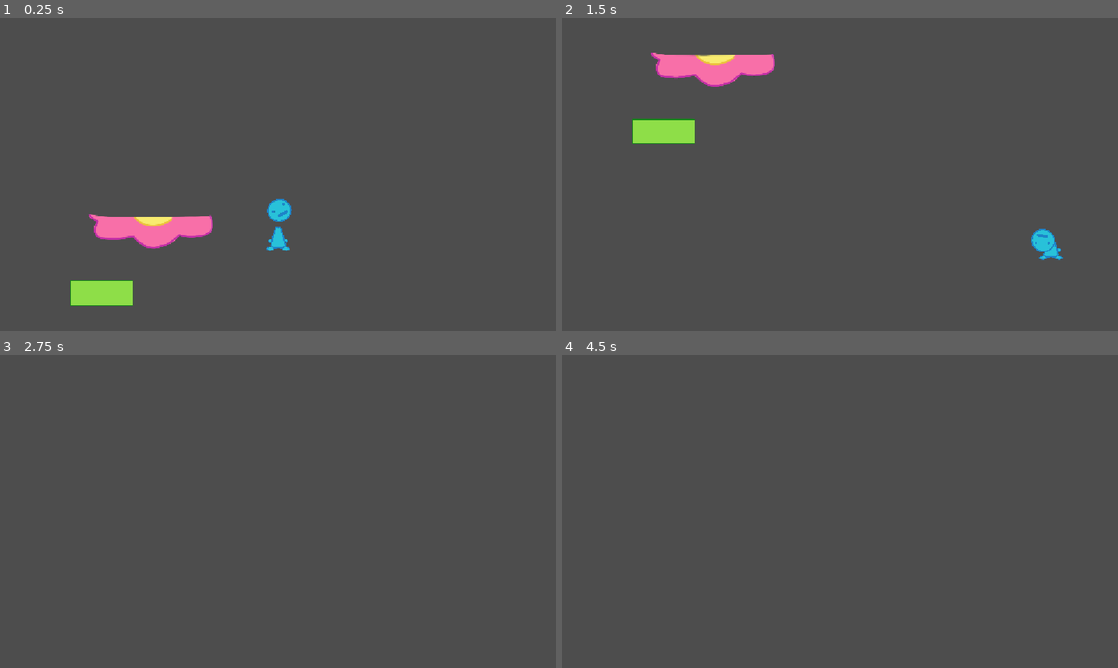
Above: before the commit, frames 1-4 (two rows, left to right).
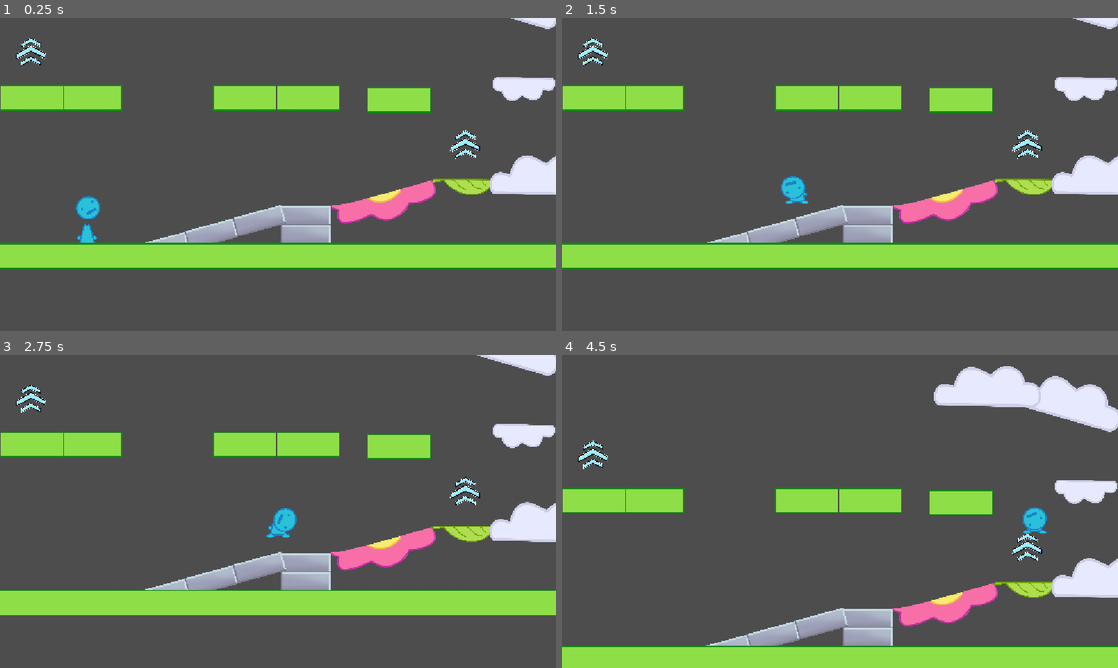
Above: after the commit, the same moments.

Repository: average4136/head-over-heels-game
Game: Godot game, scene res://Scenes/Level scenes/grass_scene.tscn
The game is run twice, just before and just after one commit, with the same random seed, the same clock (stepped at 60 frames per second) and the same inputs. This scene is started directly instead of the project's main scene.
Inputs:
- Up to frame 1 (0.25 s): no input
- Up to frame 2 (1.5 s): tap Enter (ui_accept) at 0.5 s; hold D (move_right) from 0.53 s (still down); tap Space (jump) at 0.77 s
- Up to frame 3 (2.75 s): tap Space (jump) at 1.52 s; release D (move_right) at 2.03 s; hold A (move_left) from 2.03 s (still down)
- Up to frame 4 (4.5 s): release A (move_left) at 2.78 s; hold D (move_right) 2.78-4.28 s; tap Space (jump) at 3.02, 3.77 s; hold A (move_left) from 4.28 s (still down)

The runs differ from the first frame. In frame 1, 22% of the frame differs, in the area x 0-100%, y 0-92%; in frame 2, 22%, in the area x 0-100%, y 0-81%; in frame 3, 20%; in frame 4, 22%.

Commit message:
start of grass level

Diff:
--- a/Scenes/Level scenes/grass_scene.tscn
+++ b/Scenes/Level scenes/grass_scene.tscn
@@ -3,14 +3,104 @@
 [ext_resource type="PackedScene" uid="uid://bxxdsh4xifwoa" path="res://Scenes/Entities/Guy.tscn" id="1_xtvdm"]
 [ext_resource type="PackedScene" uid="uid://cdimgs0cna7jf" path="res://Scenes/Objects/Green_block.tscn" id="2_ayo57"]
 [ext_resource type="PackedScene" uid="uid://j04lyk05824u" path="res://Scenes/Objects/flower_platform.tscn" id="3_j4y42"]
+[ext_resource type="PackedScene" uid="uid://0djhqq0lcepc" path="res://Scenes/Objects/cloud_block.tscn" id="4_jm2at"]
+[ext_resource type="PackedScene" uid="uid://cwbv4iwydbj34" path="res://Scenes/Objects/Leaf_block.tscn" id="5_xmgho"]
+[ext_resource type="PackedScene" uid="uid://bqg68mukgpldk" path="res://Scenes/Objects/stone_platform.tscn" id="7_j1d2w"]
+[ext_resource type="PackedScene" uid="uid://ysms78opj7fm" path="res://Scenes/Objects/launch_booster.tscn" id="7_xmgho"]
+
+[sub_resource type="WorldBoundaryShape2D" id="WorldBoundaryShape2D_jm2at"]
+
+[sub_resource type="WorldBoundaryShape2D" id="WorldBoundaryShape2D_xmgho"]
 
 [node name="Grass scene" type="Node2D" unique_id=610116829]
 
 [node name="Guy" parent="." unique_id=1796156875 instance=ExtResource("1_xtvdm")]
-position = Vector2(0, -72)
-
-[node name="Node2D" parent="." unique_id=1923038160 instance=ExtResource("2_ayo57")]
-position = Vector2(-728, 136)
+position = Vector2(-792, 200)
 
 [node name="flower platform" parent="." unique_id=847648505 instance=ExtResource("3_j4y42")]
-position = Vector2(-520, -128)
+position = Vector2(448.00003, 40.000008)
+rotation = -0.2617994
+scale = Vector2(0.8618077, 0.8618077)
+
+[node name="Cloud block" parent="." unique_id=532234708 instance=ExtResource("4_jm2at")]
+position = Vector2(1016, -432)
+
+[node name="Node2D2" parent="." unique_id=292330263 instance=ExtResource("5_xmgho")]
+position = Vector2(768, -64)
+
+[node name="left wall" type="StaticBody2D" parent="." unique_id=813675887]
+
+[node name="CollisionShape2D" type="CollisionShape2D" parent="left wall" unique_id=1475355164]
+position = Vector2(-1153, -163)
+rotation = 1.5707964
+shape = SubResource("WorldBoundaryShape2D_jm2at")
+
+[node name="right wall" type="StaticBody2D" parent="." unique_id=2122914647]
+position = Vector2(1150, -103)
+rotation = -1.5707964
+
+[node name="CollisionShape2D" type="CollisionShape2D" parent="right wall" unique_id=887593471]
+shape = SubResource("WorldBoundaryShape2D_xmgho")
+
+[node name="Launch booster" parent="." unique_id=1384817862 instance=ExtResource("7_xmgho")]
+position = Vector2(776, -208)
+
+[node name="Stone platform" parent="." unique_id=107939614 instance=ExtResource("7_j1d2w")]
+position = Vector2(-384.00003, 152.00002)
+rotation = -0.2617994
+scale = Vector2(0.4538097, 0.4538097)
+
+[node name="Stone platform2" parent="." unique_id=1797029163 instance=ExtResource("7_j1d2w")]
+position = Vector2(16.000065, 128)
+scale = Vector2(0.4538097, 0.4538097)
+
+[node name="Stone platform3" parent="." unique_id=2120053613 instance=ExtResource("7_j1d2w")]
+position = Vector2(15.999999, 48)
+scale = Vector2(0.4538097, 0.4538097)
+
+[node name="Cloud block2" parent="." unique_id=1585520235 instance=ExtResource("4_jm2at")]
+position = Vector2(1104, -88)
+rotation = -3.1415927
+scale = Vector2(1.7194263, 1.7194263)
+
+[node name="Node2D3" parent="." unique_id=1647847814 instance=ExtResource("2_ayo57")]
+position = Vector2(504, -392)
+
+[node name="Node2D4" parent="." unique_id=1255679672 instance=ExtResource("2_ayo57")]
+position = Vector2(128, -400)
+
+[node name="Node2D5" parent="." unique_id=180104357 instance=ExtResource("2_ayo57")]
+position = Vector2(-136, -400)
+
+[node name="Node2D6" parent="." unique_id=1339811913 instance=ExtResource("2_ayo57")]
+position = Vector2(-776, -400)
+
+[node name="Node2D7" parent="." unique_id=1209957917 instance=ExtResource("2_ayo57")]
+position = Vector2(-1016, -400)
+
+[node name="Stone platform4" parent="." unique_id=2029120643 instance=ExtResource("7_j1d2w")]
+position = Vector2(-184.00002, 96.000015)
+rotation = -0.2617994
+scale = Vector2(0.4538097, 0.4538097)
+
+[node name="Stone platform5" parent="." unique_id=176434917 instance=ExtResource("7_j1d2w")]
+position = Vector2(-584, 208.00003)
+rotation = -0.2617994
+scale = Vector2(0.4538097, 0.4538097)
+
+[node name="GROUND" parent="." unique_id=1923038160 instance=ExtResource("2_ayo57")]
+position = Vector2(-24, 256)
+scale = Vector2(9.919999, 1)
+
+[node name="Cloud block3" parent="." unique_id=1683960287 instance=ExtResource("4_jm2at")]
+position = Vector2(960, -824)
+rotation = -2.8797934
+scale = Vector2(1.7194263, 1.7194263)
+
+[node name="Cloud block4" parent="." unique_id=59795333 instance=ExtResource("4_jm2at")]
+position = Vector2(616, -880)
+rotation = -3.1415927
+scale = Vector2(1.7194263, 1.7194263)
+
+[node name="Launch booster2" parent="." unique_id=1769609741 instance=ExtResource("7_xmgho")]
+position = Vector2(-1024, -592)
--- a/Scenes/Objects/stairs.tscn
+++ b/Scenes/Objects/stairs.tscn
@@ -10,7 +10,7 @@
 
 [node name="CollisionPolygon2D" type="CollisionPolygon2D" parent="StaticBody2D" unique_id=1371123100]
 position = Vector2(-697, 579)
-polygon = PackedVector2Array(70, 1, 328, -1, 713, -7, 939, -12, 1202, -15, 1321, -17, 1331, -38, 1327, -295, 1320, -601, 1313, -912, 1306, -1165, 1231, -1156, 991, -1112, 989, -1046, 999, -911, 800, -905, 806, -699, 571, -697, 578, -510, 342, -529, 342, -333, 179, -363, 159, -169, -20, -193, -13, 3)
+polygon = PackedVector2Array(70, 1, 328, -1, 713, -7, 939, -12, 1202, -15, 1321, -17, 1331, -38, 1327, -295, 1320, -601, 1313, -912, 1309.493, -1114.9314, 1026.804, -1114.9314, 508.54065, -549.55316, -9.722658, -31.289852, -13, 3)
 
 [node name="Sprite2D" type="Sprite2D" parent="StaticBody2D/CollisionPolygon2D" unique_id=55427572]
 position = Vector2(697, -579)
